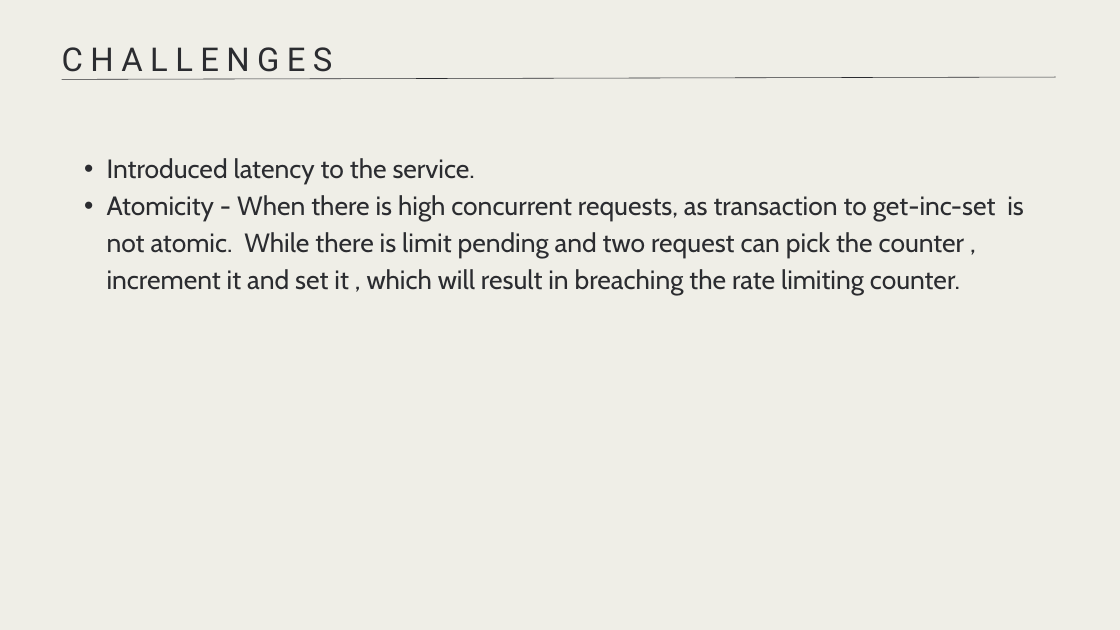
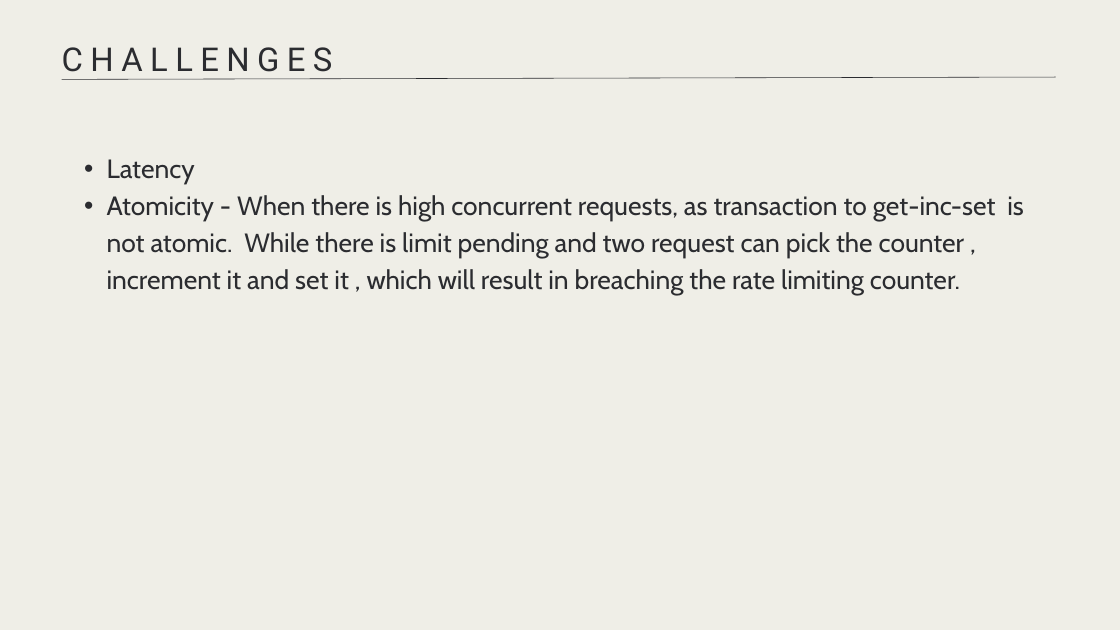
Before and after one commit to amanjot-singh10/intuit-rate-limiter, a slide deck: slide 17 of Intuit_Rate_Limiter_Craft_Demo.pptx. Drawn at 1120x630 pixels with LibreOffice and Linux fonts; fonts in the diff are those of the drawing. Boxes give left, top, right and bottom in pixels: in the first picture for what was removed or moved away, otherwise in the second. Text is boxed around its words. In the diff, an @@ line names an element or a change of style, - is before the commit and + after.

```diff
--- a/Intuit_Rate_Limiter_Craft_Demo.pptx
+++ b/Intuit_Rate_Limiter_Craft_Demo.pptx
@@ text at (107,159,195,184): text changed @@
-  • Introduced latency to the service.
+  • Latency
```
Also in this commit, not shown: 2 other slides changed, 29 other files.
